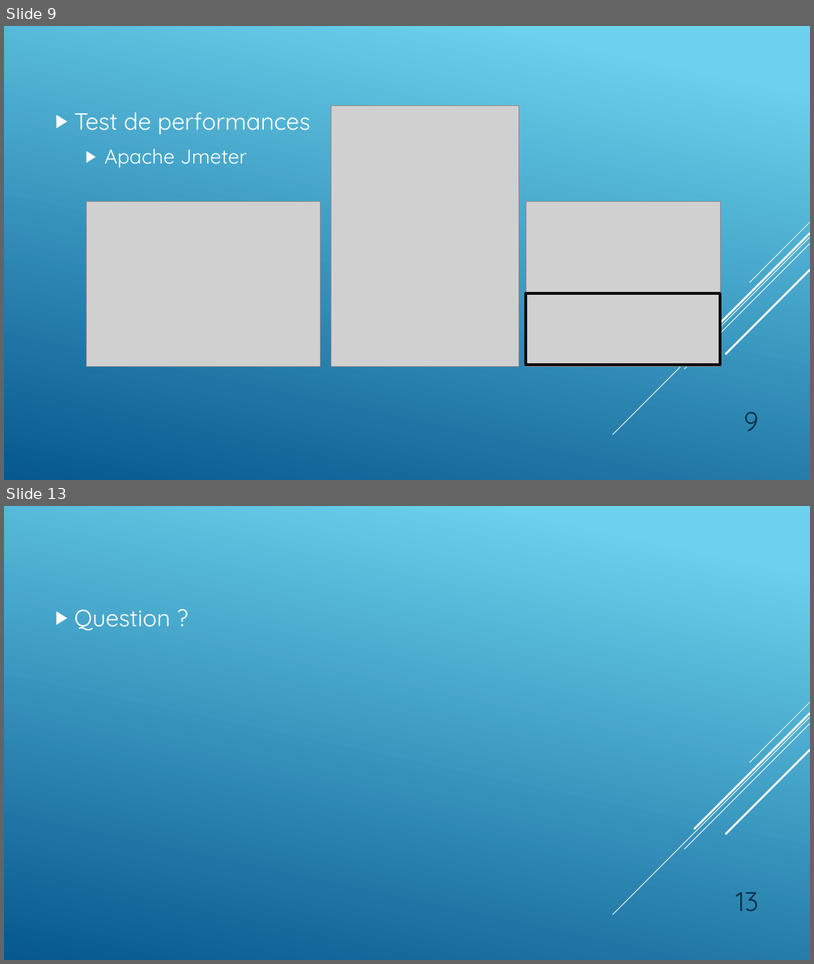
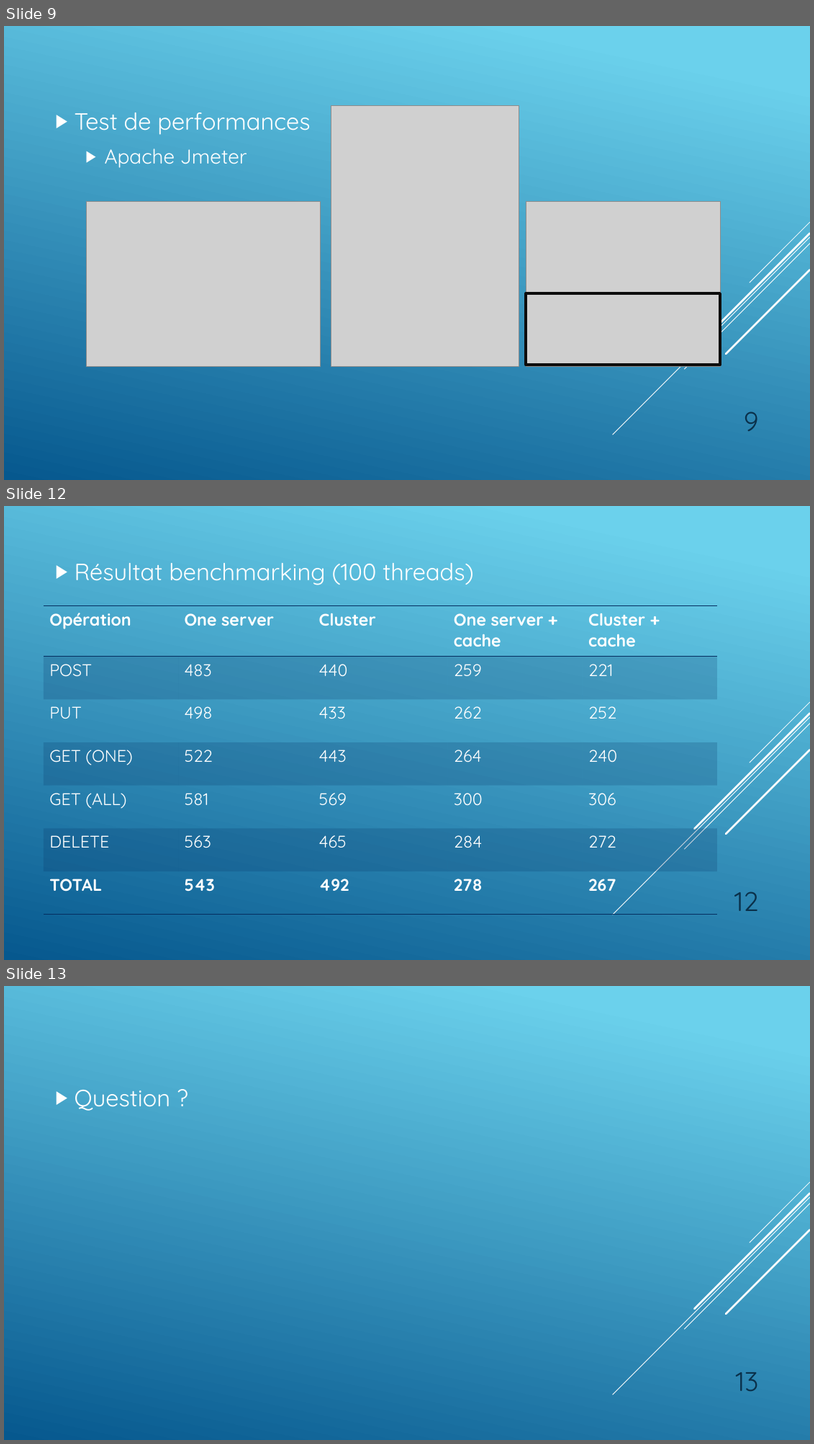
Before and after one commit to OscarSotoHES/tsmosf-labo2, a slide deck: Presentation/Caching-Team1.pptx. Shown one above the other, each under a label of ours: slides 9 and 13 before the commit, slides 9, 12 and 13 after it; the slides between them are not shown. The pictures are 814x964 and 814x1444 pixels, drawn with LibreOffice and Linux fonts; fonts in the diff are those of the drawing; grey boxes stand for pictures. Boxes give left, top, right and bottom in pixels: in the first picture for what was removed or moved away, otherwise in the second. Text is boxed around its words. In the diff, an @@ line names an element or a change of style, - is before the commit and + after.

Commit message:
add benchmark to presentation

```diff
--- a/Presentation/Caching-Team1.pptx
+++ b/Presentation/Caching-Team1.pptx
@@ slide 12 added at [4, 506, 810, 960], background gradient #6ED2EB to #06588E; not listed: 5 template elements that a slide beside it also shows @@
@@ text added at [75, 563, 473, 585], 28 pt, text #FFFFFF @@
+▶ Résultat benchmarking (100 threads)
@@ table added at [44, 606, 718, 914], 7 rows, 5 columns @@
+Opération | One server | Cluster | One server + cache | Cluster + cache
+POST | 483 | 440 | 259 | 221
+PUT | 498 | 433 | 262 | 252
+GET (ONE) | 522 | 443 | 264 | 240
+GET (ALL) | 581 | 569 | 300 | 306
+DELETE | 563 | 465 | 284 | 272
+TOTAL | 543 | 492 | 278 | 267
@@ page number added at [735, 891, 759, 911], 32 pt, text #0A304A @@
+12
```
Also in this commit, not shown: 2 slides changed, 1 other slide added, 2 slides removed, 1 other file.
